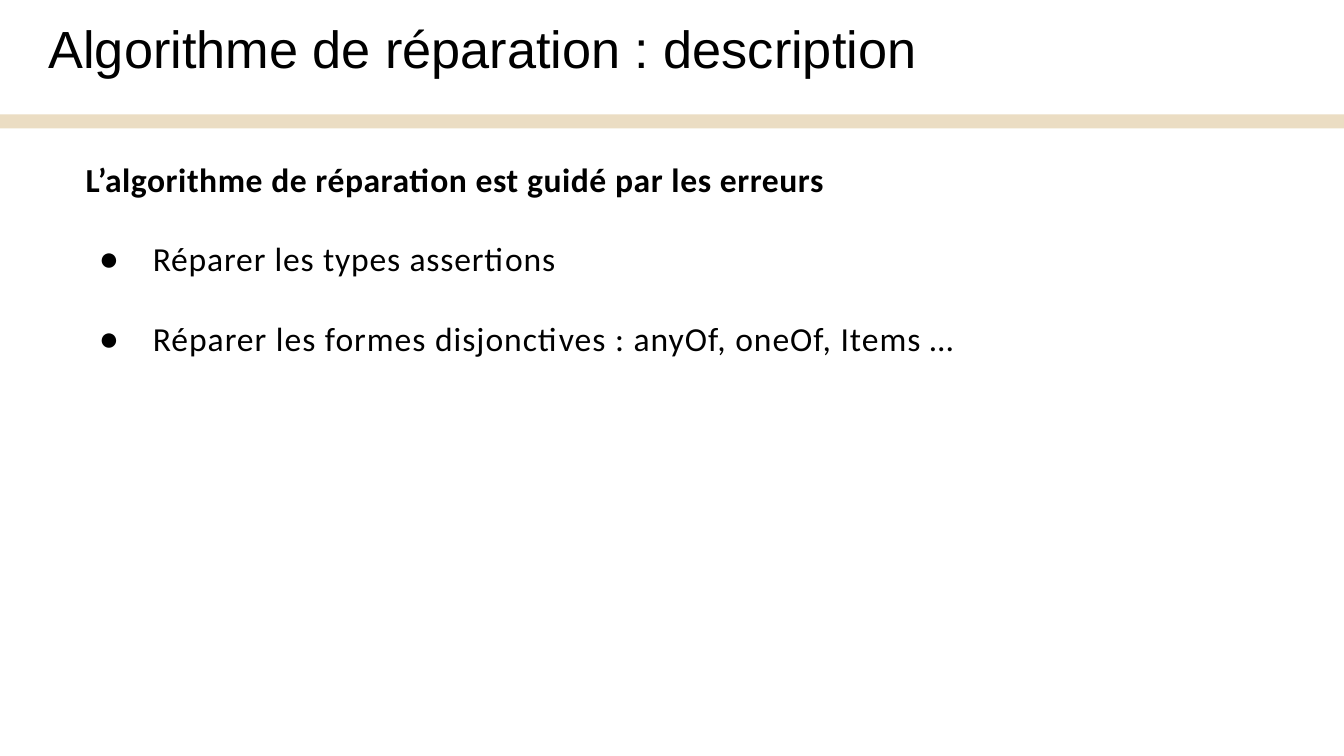
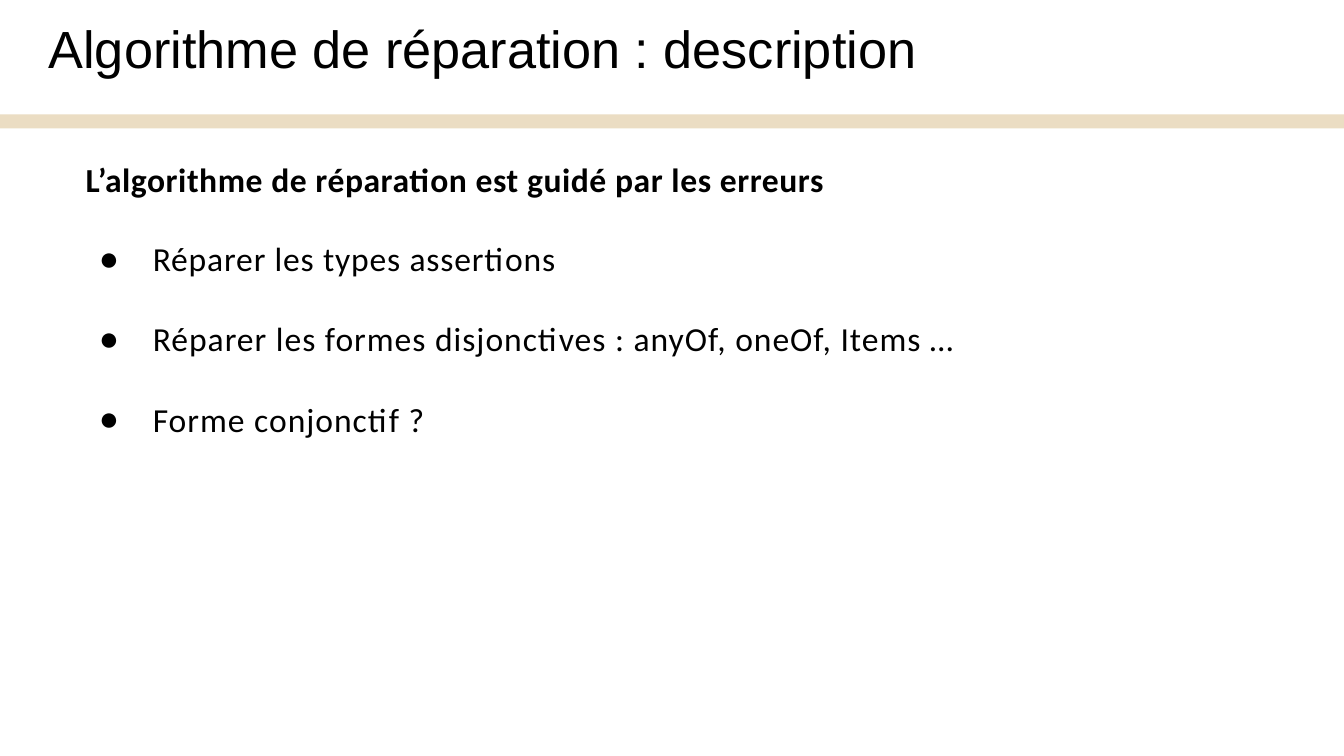
Before and after one commit to Yanis540/PSTL-M1, a slide deck: slide 25 of rapport/Présentation_Finale.pptx. Drawn at 1344x756 pixels with LibreOffice and Linux fonts; fonts in the diff are those of the drawing. Boxes give left, top, right and bottom in pixels: in the first picture for what was removed or moved away, otherwise in the second. Text is boxed around its words. In the diff, an @@ line names an element or a change of style, - is before the commit and + after.

```diff
--- a/rapport/Présentation_Finale.pptx
+++ b/rapport/Présentation_Finale.pptx
@@ text at (153,408,399,438): paragraph added @@
+● Forme conjonctif ?
```
Also in this commit, not shown: 1 other slide changed, 2 other files.
